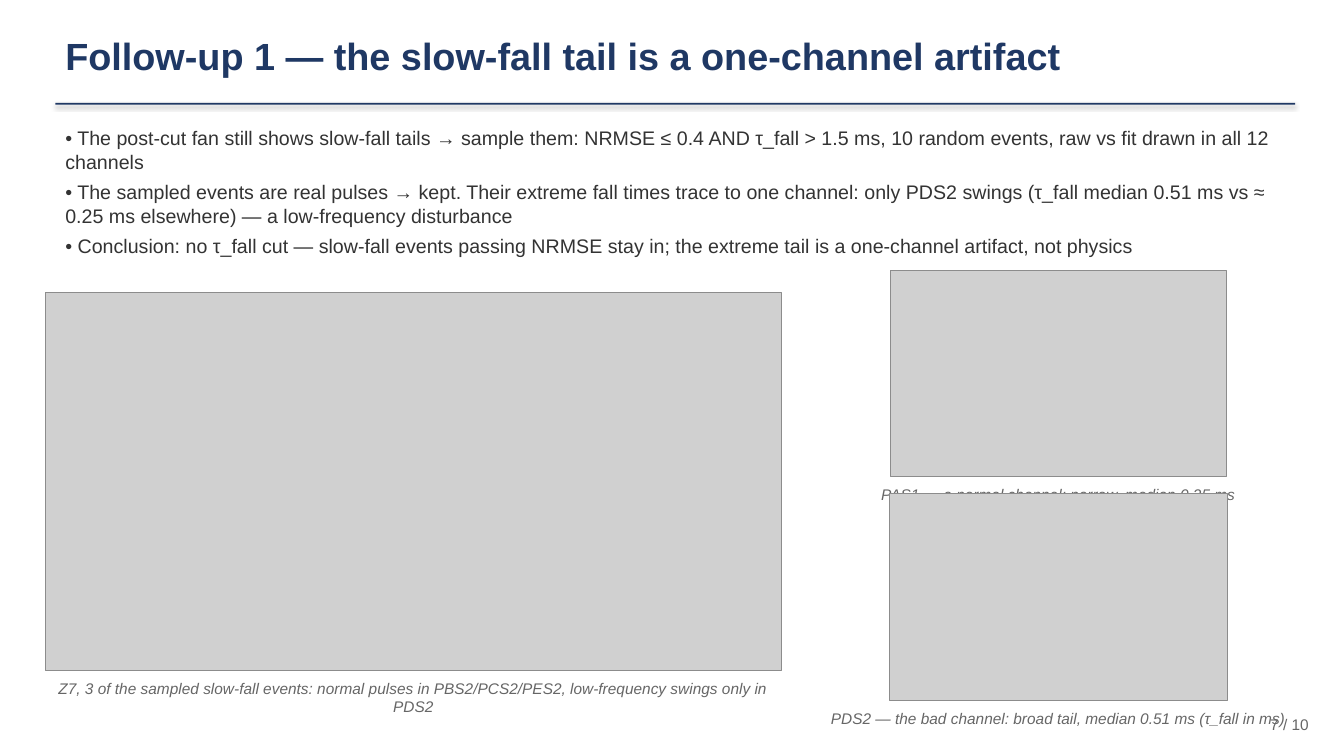
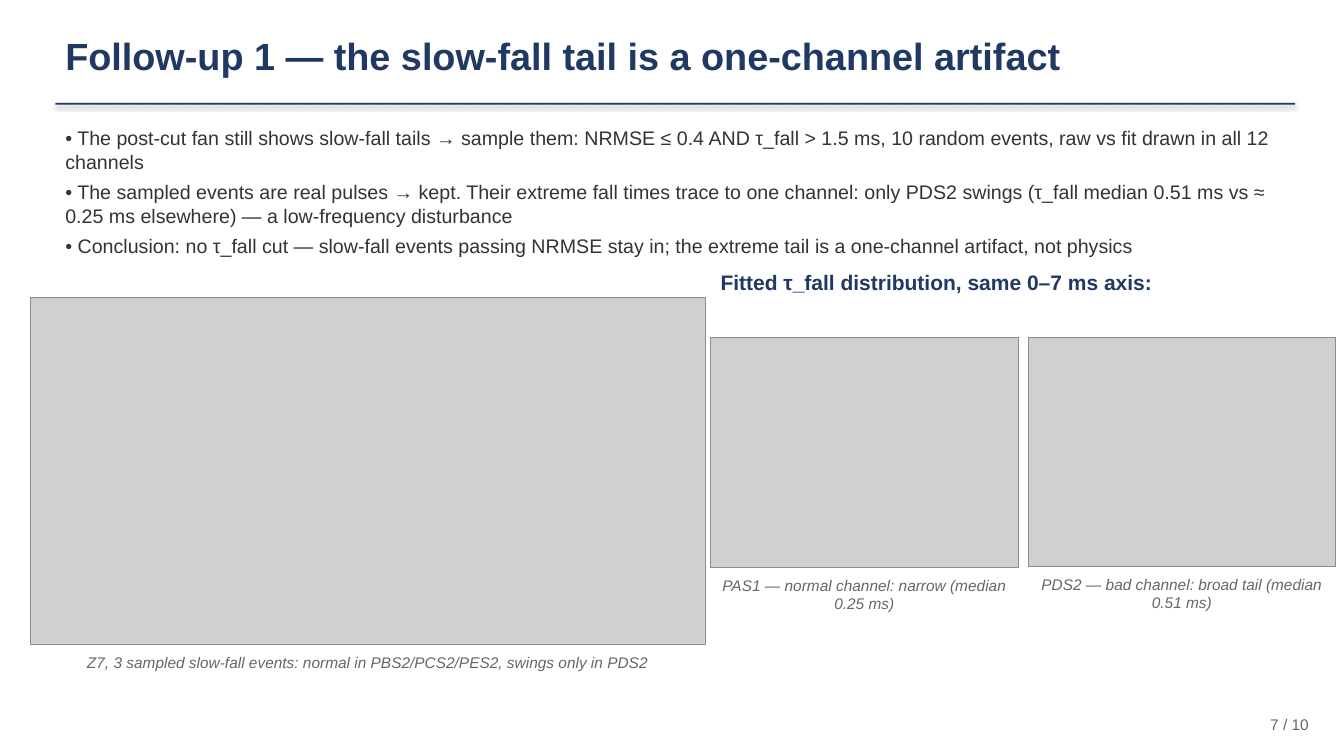
Before and after one commit to ZhihengLi0/urop, a slide deck: slide 7 of snolab/presentation/SNOLAB_R4_pulse_templates_20260715.pptx. Drawn at 1344x756 pixels with LibreOffice and Linux fonts; fonts in the diff are those of the drawing; grey boxes stand for pictures. Boxes give left, top, right and bottom in pixels: in the first picture for what was removed or moved away, otherwise in the second. Text is boxed around its words. In the diff, an @@ line names an element or a change of style, - is before the commit and + after.

```diff
--- a/snolab/presentation/SNOLAB_R4_pulse_templates_20260715.pptx
+++ b/snolab/presentation/SNOLAB_R4_pulse_templates_20260715.pptx
@@ picture: place and size @@
-picture at (45, 292, 781, 670)
+picture at (30, 297, 706, 644)
@@ text added at (721, 274, 1152, 294), 15 pt, text #1F3864, bold @@
+Fitted τ_fall distribution, same 0–7 ms axis:
@@ picture removed at (890, 270, 1226, 477) @@
@@ picture added at (711, 338, 1018, 568) @@
@@ picture added at (1028, 338, 1336, 567) @@
@@ picture removed at (890, 494, 1228, 701) @@
@@ text at (722, 580, 1006, 612): text changed @@
-PAS1 — a normal channel: narrow, median 0.25 ms
+PAS1 — normal channel: narrow (median 0.25 ms)
@@ text at (1041, 579, 1322, 611): text changed @@
-PDS2 — the bad channel: broad tail, median 0.51 ms (τ_fall in ms)
+PDS2 — bad channel: broad tail (median 0.51 ms)
@@ text at (87, 657, 647, 671): text changed @@
-Z7, 3 of the sampled slow-fall events: normal pulses in PBS2/PCS2/PES2, low-frequency swings only in PDS2
+Z7, 3 sampled slow-fall events: normal in PBS2/PCS2/PES2, swings only in PDS2
```
Also in this commit, not shown: 3 other slides changed, 7 other files.
